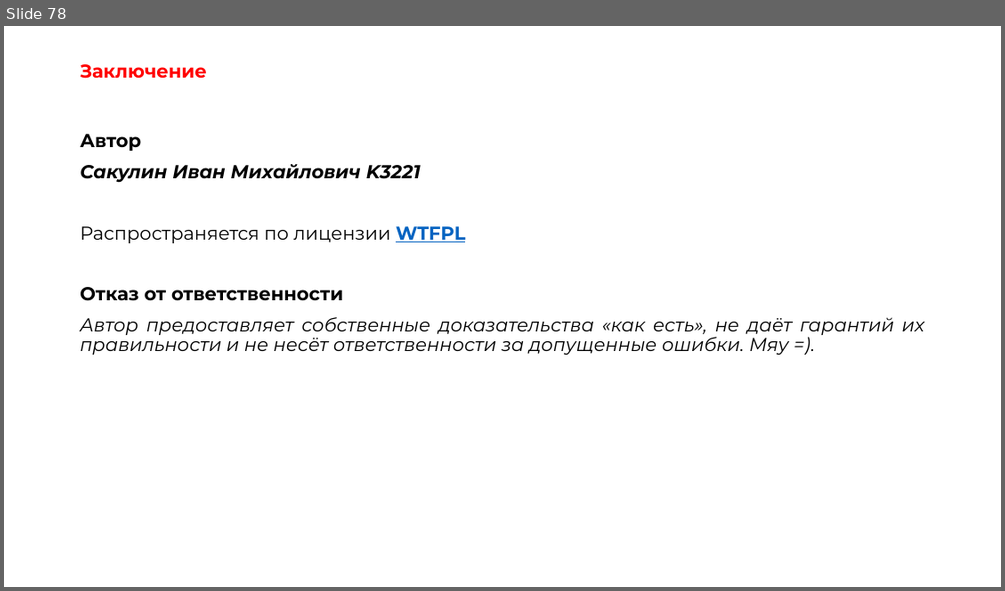
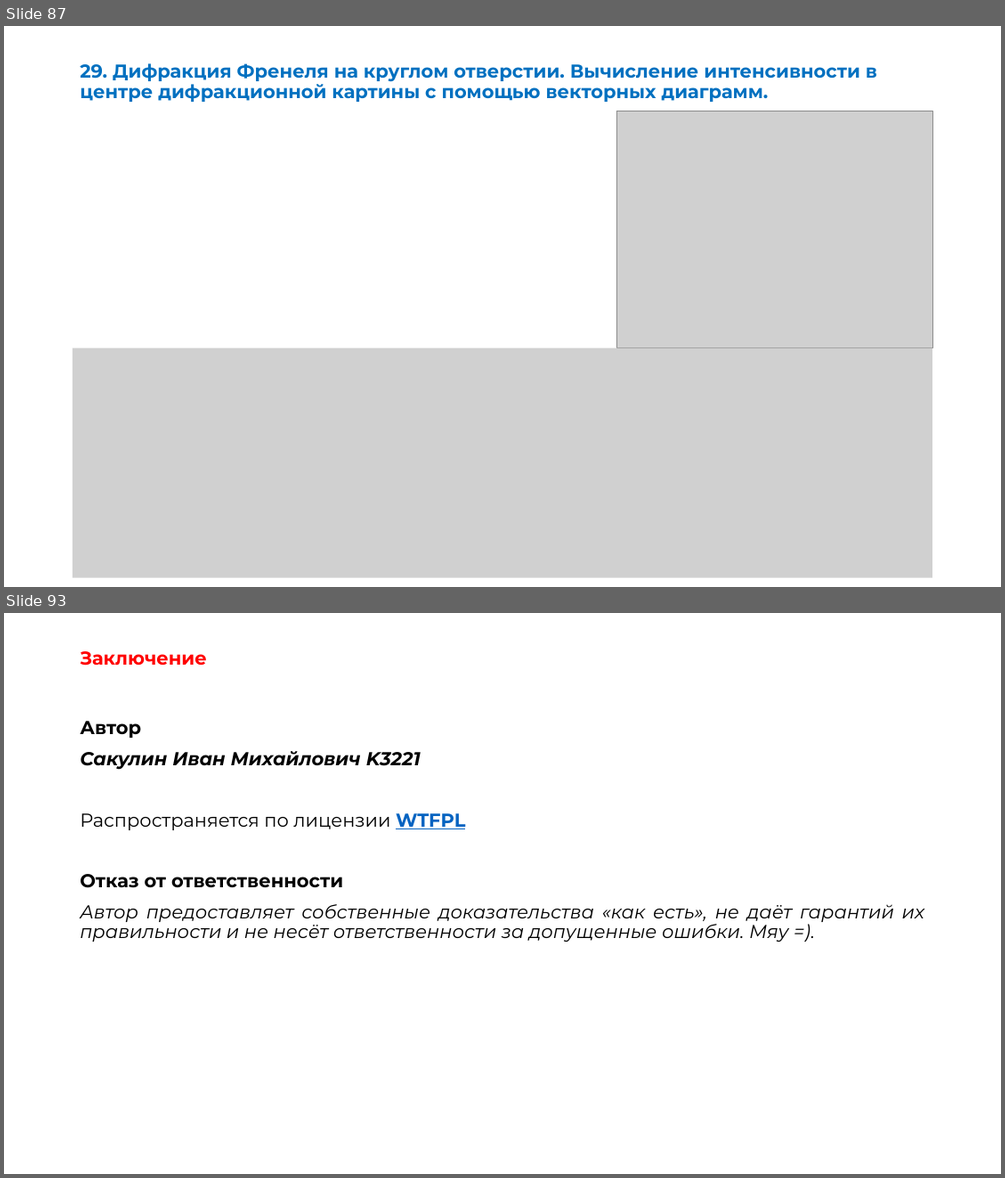
Before and after one commit to OneTwoZzzPlus/ITMO.STUDY, a slide deck: 2-3_PHYSICS/exam-EMP.pptx. Shown one above the other, each under a label of ours: slide 78 before the commit, slides 87 and 93 after it; the slides between them are not shown. The pictures are 1005x591 and 1005x1178 pixels, drawn with LibreOffice and Linux fonts; fonts in the diff are those of the drawing; grey boxes stand for pictures. Boxes give left, top, right and bottom in pixels: in the first picture for what was removed or moved away, otherwise in the second. Text is boxed around its words. In the diff, an @@ line names an element or a change of style, - is before the commit and + after.

```diff
--- a/2-3_PHYSICS/exam-EMP.pptx
+++ b/2-3_PHYSICS/exam-EMP.pptx
@@ slide 87 added at [4, 26, 1001, 587], background #FFFFFF @@
@@ title added at [80, 63, 877, 102], 18 pt, text #0070C0, bold @@
+29. Дифракция Френеля на круглом отверстии. Вычисление интенсивности в центре дифракционной картины с помощью векторных диаграмм.
@@ picture added at [616, 111, 933, 348] @@
@@ picture added at [73, 348, 933, 578] @@
@@ what was slide 78 is now slide 93 @@
```
Also in this commit, not shown: 1 slide changed, 14 other slides added, 5 other files.
